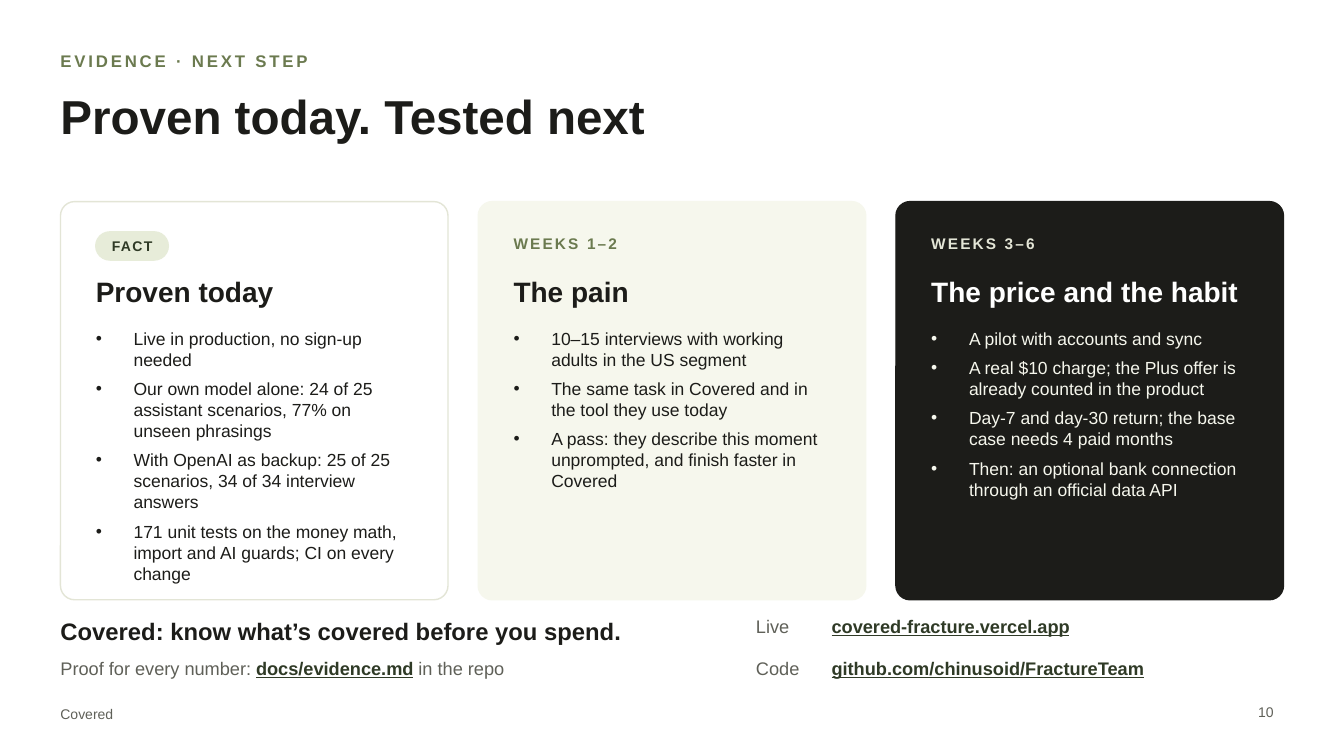
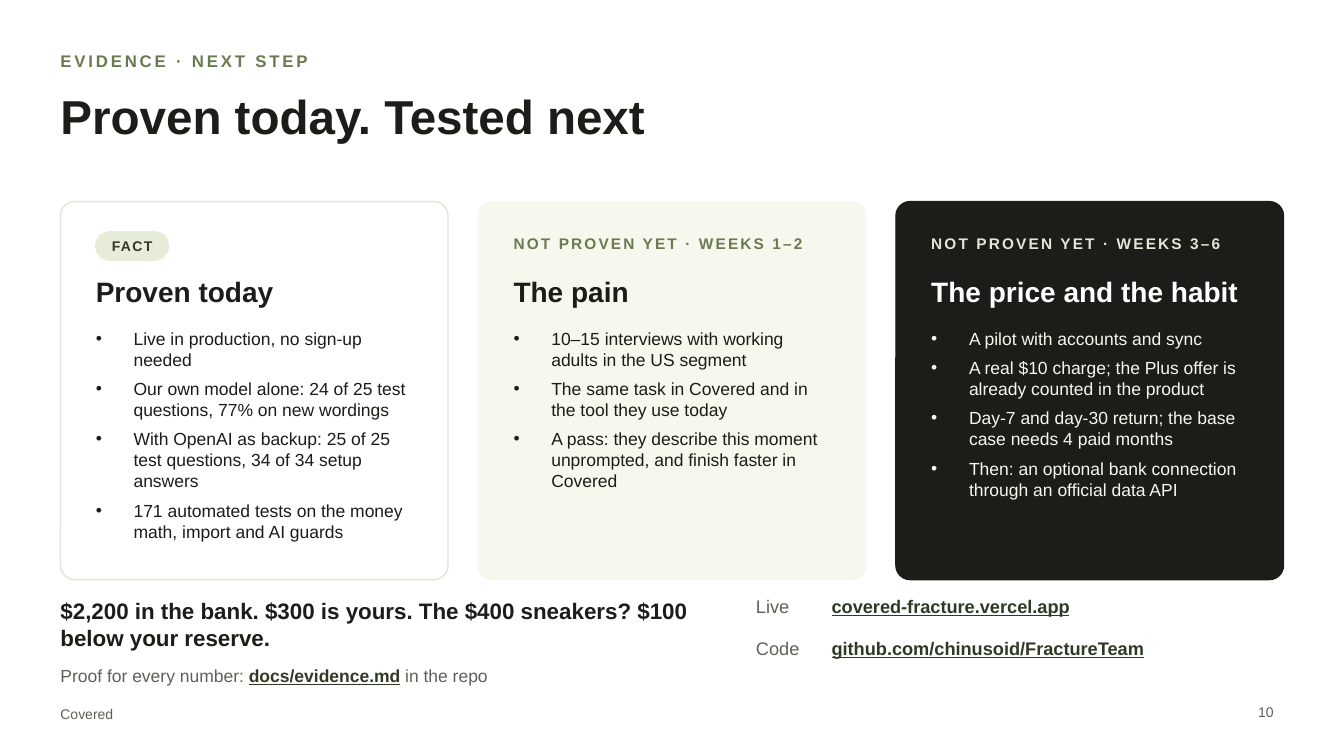
Before and after one commit to chinusoid/FractureTeam, a slide deck: slide 10 of pitch/covered-pitch.pptx. Drawn at 1344x756 pixels with LibreOffice and Linux fonts; fonts in the diff are those of the drawing. Boxes give left, top, right and bottom in pixels: in the first picture for what was removed or moved away, otherwise in the second. Text is boxed around its words. In the diff, an @@ line names an element or a change of style, - is before the commit and + after.

```diff
--- a/pitch/covered-pitch.pptx
+++ b/pitch/covered-pitch.pptx
@@ rounded rectangle: place and size @@
-rounded rectangle at [60,202,448,600]
+rounded rectangle at [60,202,448,580]
@@ rounded rectangle: place and size @@
-rounded rectangle at [478,202,865,600]
+rounded rectangle at [478,202,865,580]
@@ proportions changed in 3 elements at [60,202,448,580], [478,202,865,580], [896,202,1284,580] @@
@@ rounded rectangle: place and size @@
-rounded rectangle at [896,202,1284,600]
+rounded rectangle at [896,202,1284,580]
@@ text at [514,238,802,249]: text changed @@
-WEEKS 1–2
+NOT PROVEN YET · WEEKS 1–2
@@ text at [931,238,1220,249]: text changed @@
-WEEKS 3–6
+NOT PROVEN YET · WEEKS 3–6
@@ text at [134,382,405,542]: text changed @@
-• Our own model alone: 24 of 25 assistant scenarios, 77% on unseen phrasings
-• With OpenAI as backup: 25 of 25 scenarios, 34 of 34 interview answers
-• 171 unit tests on the money math, import and AI guards; CI on every change
+• Our own model alone: 24 of 25 test questions, 77% on new wordings
+• With OpenAI as backup: 25 of 25 test questions, 34 of 34 setup answers
+• 171 automated tests on the money math, import and AI guards
@@ text at [60,602,687,651]: text changed; size 17 to 16 pt @@
-Covered: know what’s covered before you spend.
+$2,200 in the bank. $300 is yours. The $400 sneakers? $100 below your reserve.
@@ 4 texts: place and size @@
-4 texts at [756,619,1144,679]
+4 texts at [756,599,1144,659]
@@ text "Proof for every number: docs/evidence.md ...": place and size @@
-text "Proof for every number: docs/evidence.md ..." at [60,661,504,679]
+text "Proof for every number: docs/evidence.md ..." at [60,669,488,686]
@@ text "Proof for every number: docs/evidence.md ..." at [60,669,488,686]: size 13 to 12.5 pt @@
```
Also in this commit, not shown: 9 other slides changed, 3 other files.
